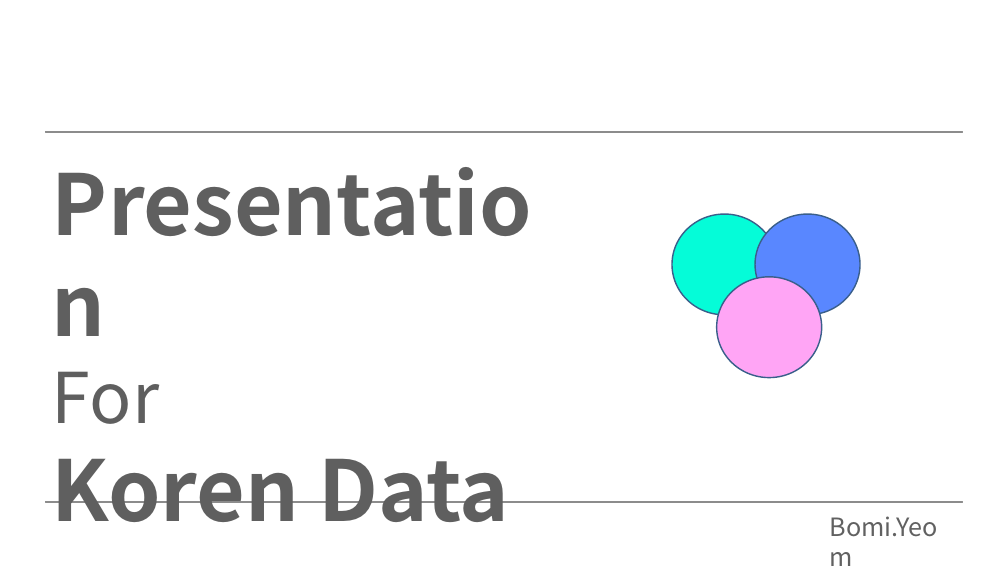
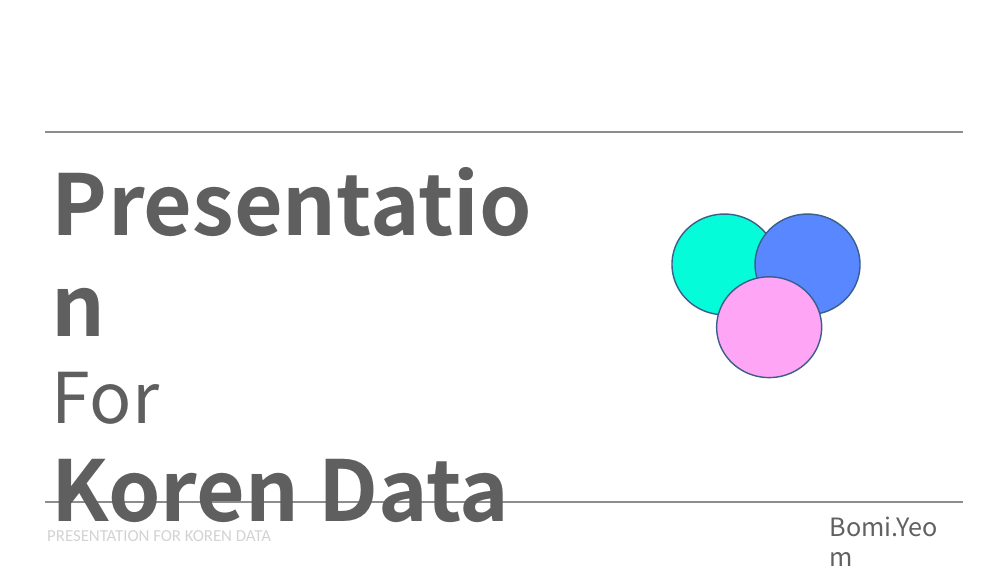
Before and after one commit to chorimgenius/zerooneai_intern, a slide deck: slide 1 of koren/koren_data_presentation.pptx. Drawn at 1008x567 pixels with LibreOffice and Linux fonts; fonts in the diff are those of the drawing; grey boxes stand for pictures. Boxes give left, top, right and bottom in pixels: in the first picture for what was removed or moved away, otherwise in the second. Text is boxed around its words. In the diff, an @@ line names an element or a change of style, - is before the commit and + after.

Commit message:
update koren ppt

```diff
--- a/koren/koren_data_presentation.pptx
+++ b/koren/koren_data_presentation.pptx
@@ text added at (47,531,271,541), 24 pt, text #D3D3D3 @@
+PRESENTATION FOR KOREN DATA
```
Also in this commit, not shown: 9 other slides changed, 1 slide added, 5 slides removed, 1 other file.
